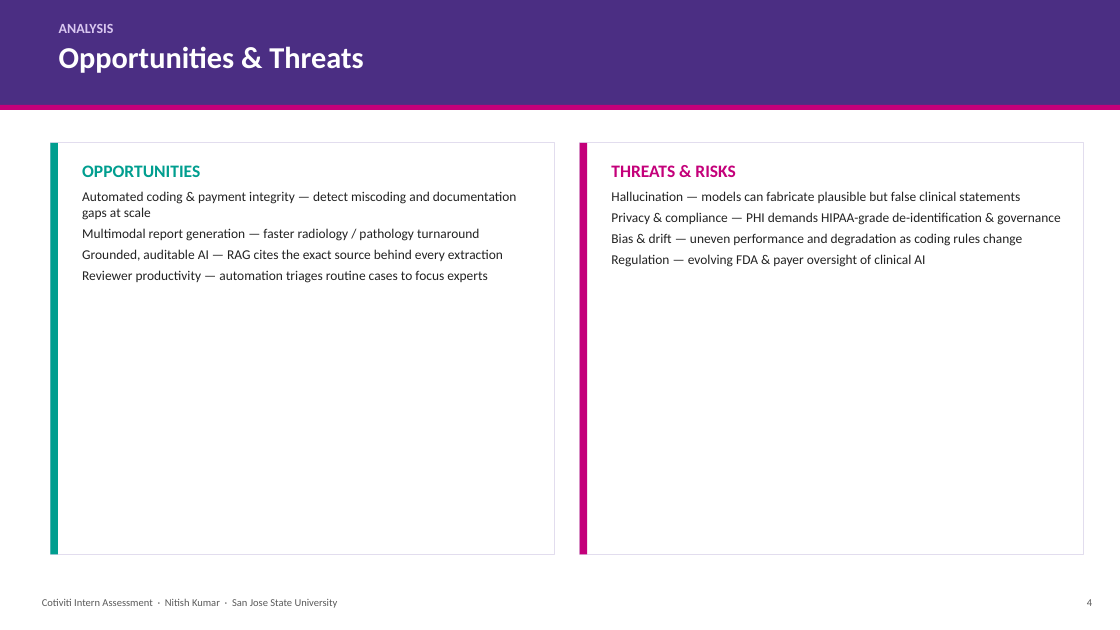
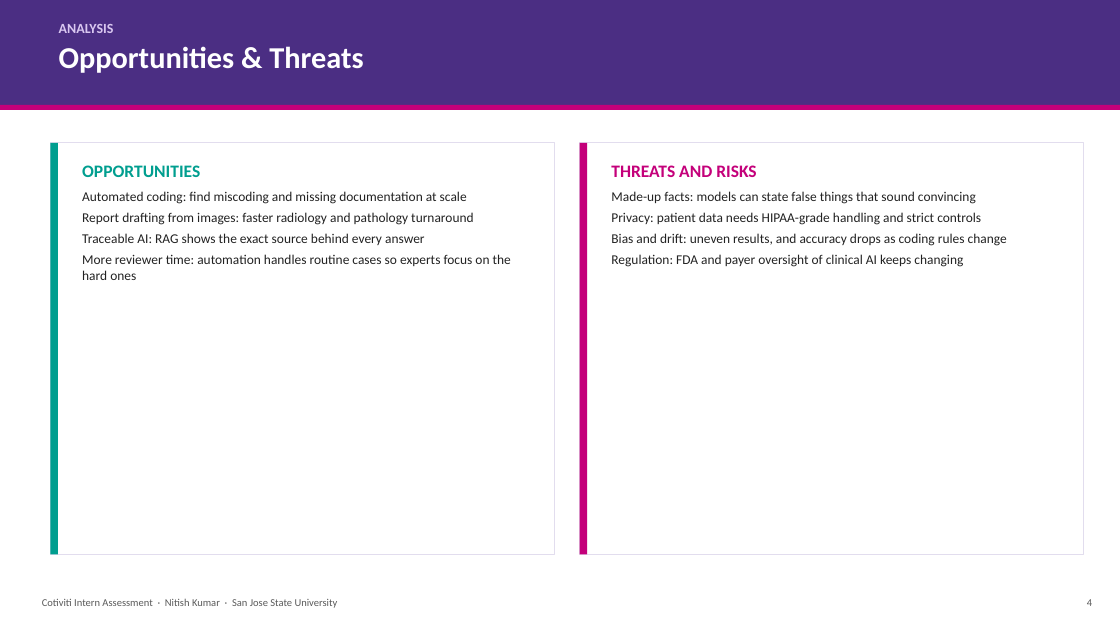
Before and after one commit to nitishhrms/cotiviti-intern-assessment, a slide deck: slide 4 of deliverables/Nitish_Kumar_Presentation.pptx. Drawn at 1120x630 pixels with LibreOffice and Linux fonts; fonts in the diff are those of the drawing. Boxes give left, top, right and bottom in pixels: in the first picture for what was removed or moved away, otherwise in the second. Text is boxed around its words. In the diff, an @@ line names an element or a change of style, - is before the commit and + after.

```diff
--- a/deliverables/Nitish_Kumar_Presentation.pptx
+++ b/deliverables/Nitish_Kumar_Presentation.pptx
@@ text at <box>611,165,1007,267</box>: text changed @@
-THREATS & RISKS
-Hallucination — models can fabricate plausible but false clinical statements
-Privacy & compliance — PHI demands HIPAA-grade de-identification & governance
-Bias & drift — uneven performance and degradation as coding rules change
-Regulation — evolving FDA & payer oversight of clinical AI
+THREATS AND RISKS
+Made-up facts: models can state false things that sound convincing
+Privacy: patient data needs HIPAA-grade handling and strict controls
+Bias and drift: uneven results, and accuracy drops as coding rules change
+Regulation: FDA and payer oversight of clinical AI keeps changing
@@ text at <box>82,191,511,280</box>: text changed @@
-Automated coding & payment integrity — detect miscoding and documentation gaps at scale
-Multimodal report generation — faster radiology / pathology turnaround
-Grounded, auditable AI — RAG cites the exact source behind every extraction
-Reviewer productivity — automation triages routine cases to focus experts
+Automated coding: find miscoding and missing documentation at scale
+Report drafting from images: faster radiology and pathology turnaround
+Traceable AI: RAG shows the exact source behind every answer
+More reviewer time: automation handles routine cases so experts focus on the hard ones
```
Also in this commit, not shown: 6 other slides changed, 1 other file.
